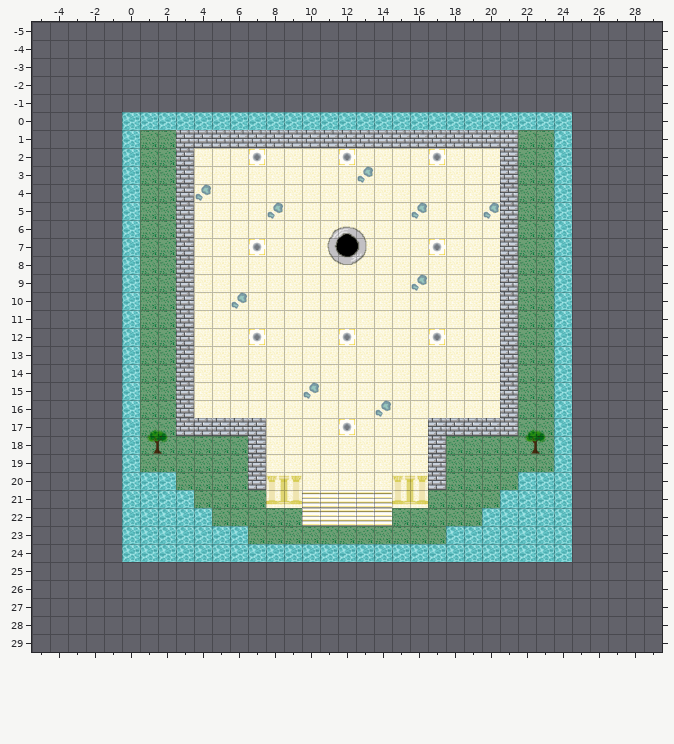
Tiled map: source/core/assets/images/level_1_tiledmap/level_1.tmx. Above: the version before the commit.
Cells are 32x32 px. Shown: x -5..29, y -5..29.
The same view after the edit:
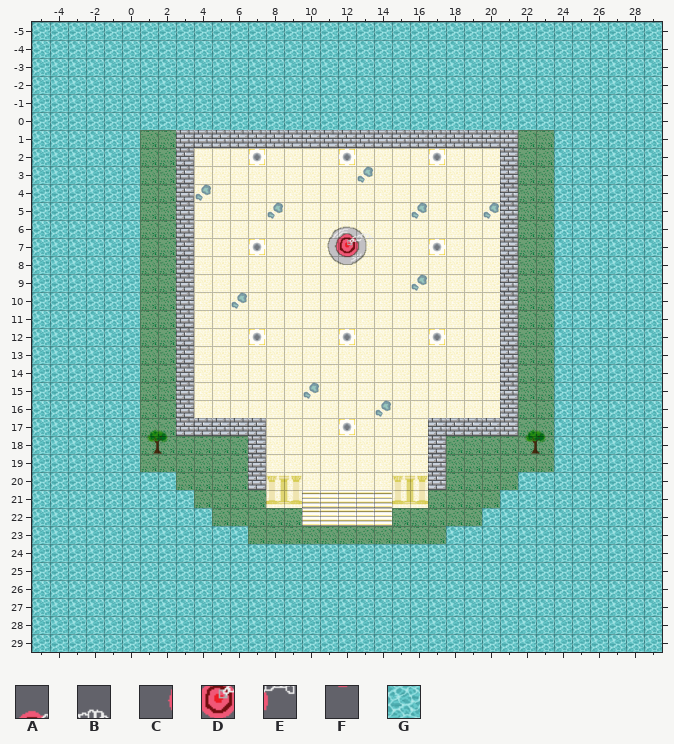
Key: from "drain_plug": A 1, B 2, C 3, D 4, E 5, F 7; from "water_tile": G 0.
_ is an empty cell.
Tiles of an added or newly shown layer are drawn over the layers below it.
Diff:
Changed rows in their new state; . is an unchanged cell.
Layer "Tile Layer 1":
first column x -5:
-5 GGGGGGGGGGGGGGGGGGGGGGGGGGGGGGGGGGG
-4 GGGGGGGGGGGGGGGGGGGGGGGGGGGGGGGGGGG
-3 GGGGGGGGGGGGGGGGGGGGGGGGGGGGGGGGGGG
-2 GGGGGGGGGGGGGGGGGGGGGGGGGGGGGGGGGGG
-1 GGGGGGGGGGGGGGGGGGGGGGGGGGGGGGGGGGG
 0 GGGGG.........................GGGGG
 1 GGGGG.........................GGGGG
 2 GGGGG.........................GGGGG
 3 GGGGG.........................GGGGG
 4 GGGGG.........................GGGGG
 5 GGGGG.........................GGGGG
 6 GGGGG.........................GGGGG
 7 GGGGG.........................GGGGG
 8 GGGGG.........................GGGGG
 9 GGGGG.........................GGGGG
10 GGGGG.........................GGGGG
11 GGGGG.........................GGGGG
12 GGGGG.........................GGGGG
13 GGGGG.........................GGGGG
14 GGGGG.........................GGGGG
15 GGGGG.........................GGGGG
16 GGGGG.........................GGGGG
17 GGGGG.........................GGGGG
18 GGGGG.........................GGGGG
19 GGGGG.........................GGGGG
20 GGGGG.........................GGGGG
21 GGGGG.........................GGGGG
22 GGGGG.........................GGGGG
23 GGGGG.........................GGGGG
24 GGGGG.........................GGGGG
25 GGGGGGGGGGGGGGGGGGGGGGGGGGGGGGGGGGG
26 GGGGGGGGGGGGGGGGGGGGGGGGGGGGGGGGGGG
27 GGGGGGGGGGGGGGGGGGGGGGGGGGGGGGGGGGG
28 GGGGGGGGGGGGGGGGGGGGGGGGGGGGGGGGGGG
29 GGGGGGGGGGGGGGGGGGGGGGGGGGGGGGGGGGG
Layer "Plug" (added):
first column x 11:
 6 .AB
 7 CDE
 8 .F.
Changed places in both pictures, as pixel boxes (x1, y1, x2, y2):
added: (32, 22, 662, 652)
